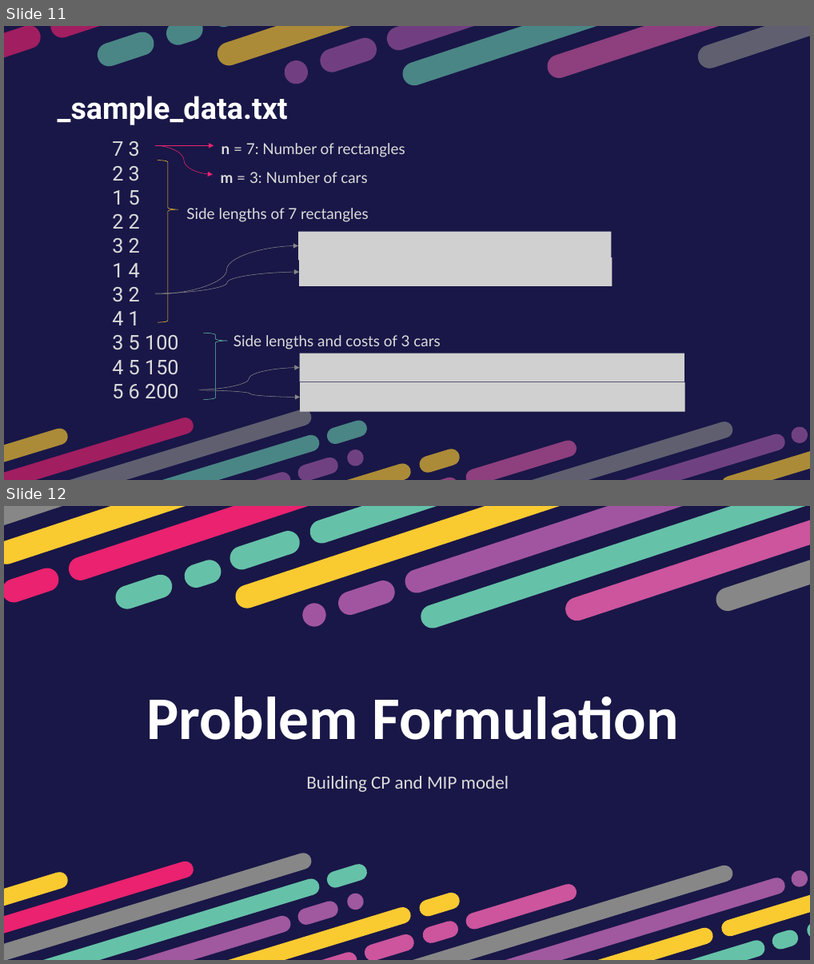
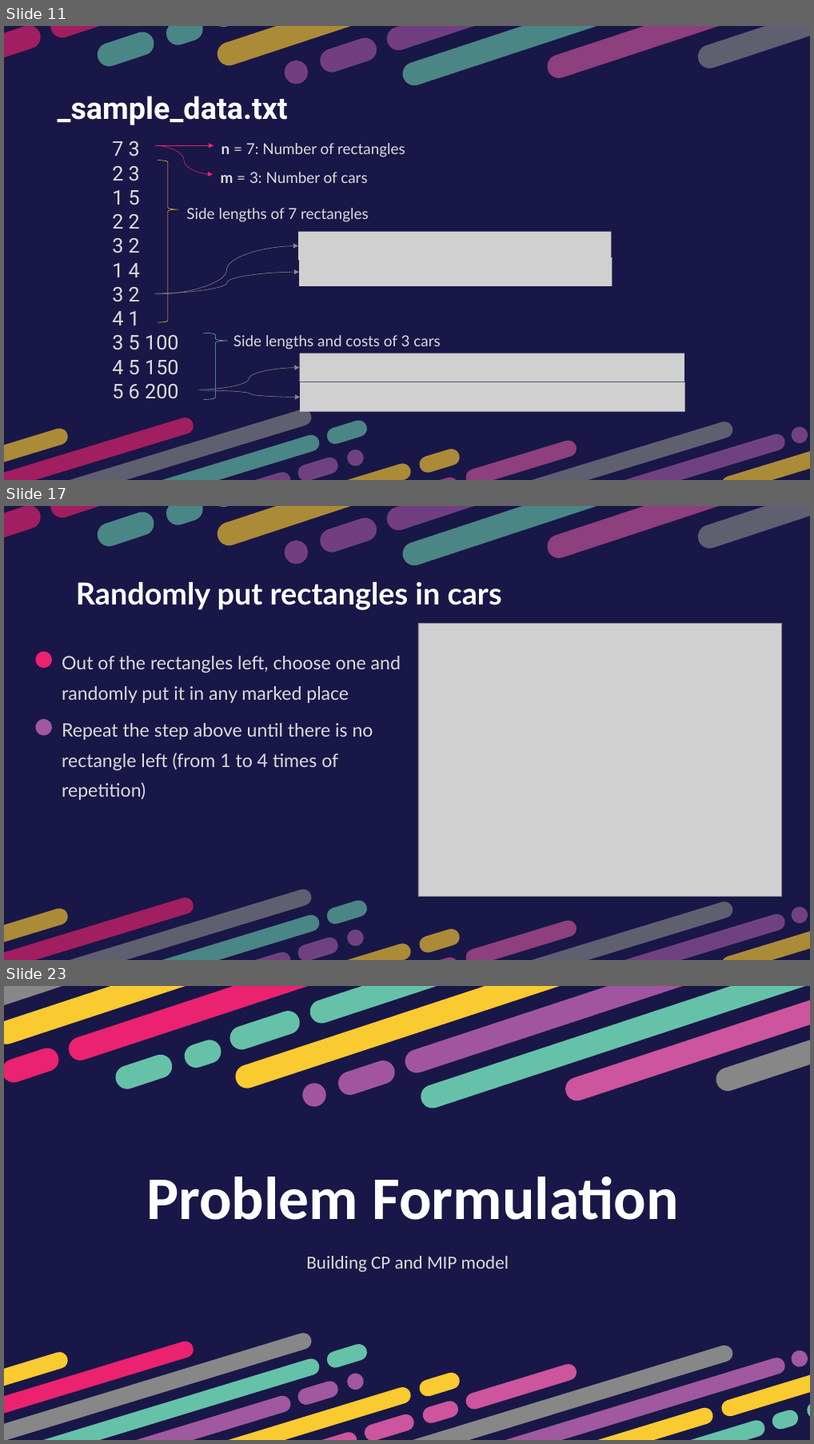
Before and after one commit to htnminh/optimization-project, a slide deck: presentation/General 2D Bin Packing Problem.pptx. Shown one above the other, each under a label of ours: slides 11 and 12 before the commit, slides 11, 17 and 23 after it; the slides between them are not shown. The pictures are 814x964 and 814x1444 pixels, drawn with LibreOffice and Linux fonts; fonts in the diff are those of the drawing; grey boxes stand for pictures. Boxes give left, top, right and bottom in pixels: in the first picture for what was removed or moved away, otherwise in the second. Text is boxed around its words. In the diff, an @@ line names an element or a change of style, - is before the commit and + after.

```diff
--- a/presentation/General 2D Bin Packing Problem.pptx
+++ b/presentation/General 2D Bin Packing Problem.pptx
@@ slide 17 added at (4, 506, 810, 960), background #191747 @@
@@ group added at (4, 506, 810, 640): 15 freeform shapes @@
@@ text added at (76, 582, 502, 610), 36 pt, text #FFFFFF, bold @@
+Randomly put rectangles in cars
@@ picture added at (418, 624, 782, 896) @@
@@ freeform shape added at (33, 648, 54, 670), fill #EA226F @@
@@ text added at (62, 656, 401, 703), 22 pt, text #DBDBDB @@
+Out of the rectangles left, choose one and randomly put it in any marked place
@@ freeform shape added at (33, 716, 54, 738), fill #A0589F @@
@@ text added at (62, 723, 374, 800), 22 pt, text #DBDBDB @@
+Repeat the step above until there is no rectangle left (from 1 to 4 times of repetition)
@@ group added at (4, 833, 810, 960): 20 freeform shapes @@
@@ what was slide 12 is now slide 23 @@
```
Also in this commit, not shown: 10 other slides added, 10 other files.
